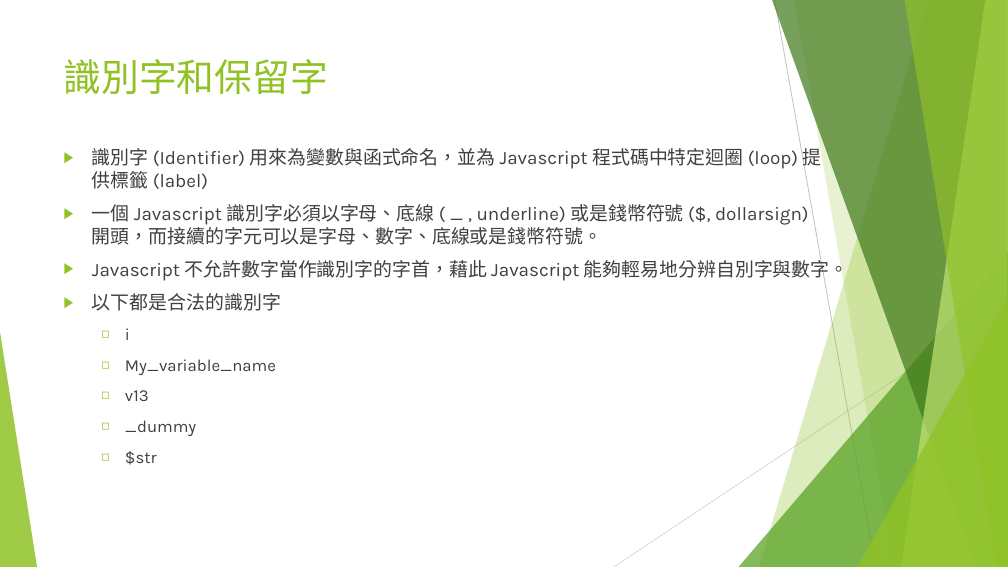
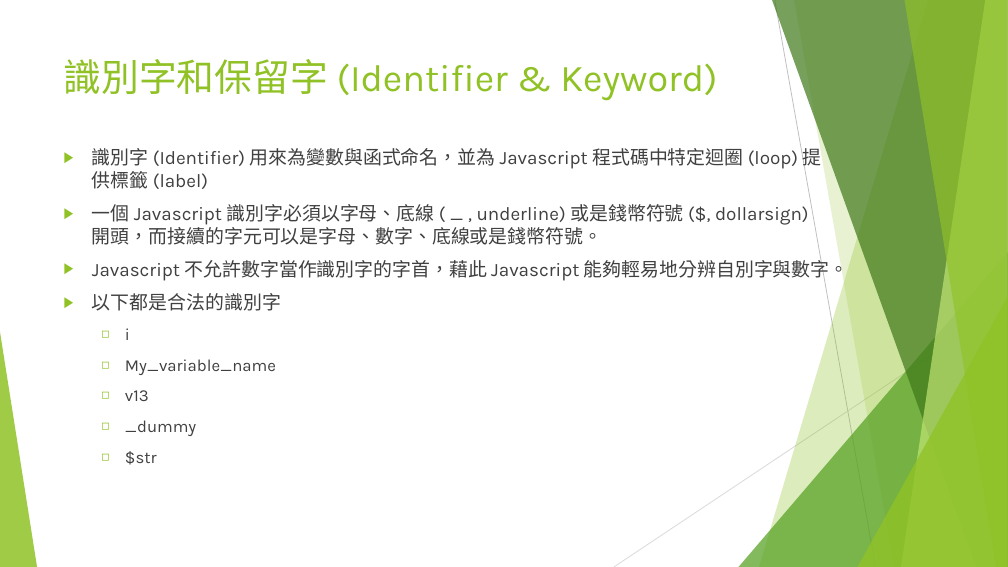
Before and after one commit to adennis1984/IntroduceWebFrontEnd, a slide deck: slide 16 of Part-1-Type-Value-Variable/Web 前端入門(一).pptx. Drawn at 1008x567 pixels with LibreOffice and Linux fonts; fonts in the diff are those of the drawing. Boxes give left, top, right and bottom in pixels: in the first picture for what was removed or moved away, otherwise in the second. Text is boxed around its words. In the diff, an @@ line names an element or a change of style, - is before the commit and + after.

```diff
--- a/Part-1-Type-Value-Variable/Web 前端入門(一).pptx
+++ b/Part-1-Type-Value-Variable/Web 前端入門(一).pptx
@@ title at <box>64,59,717,101</box>: text changed @@
-識別字和保留字
+識別字和保留字 (Identifier & Keyword)
```
Also in this commit, not shown: 5 other slides changed.
